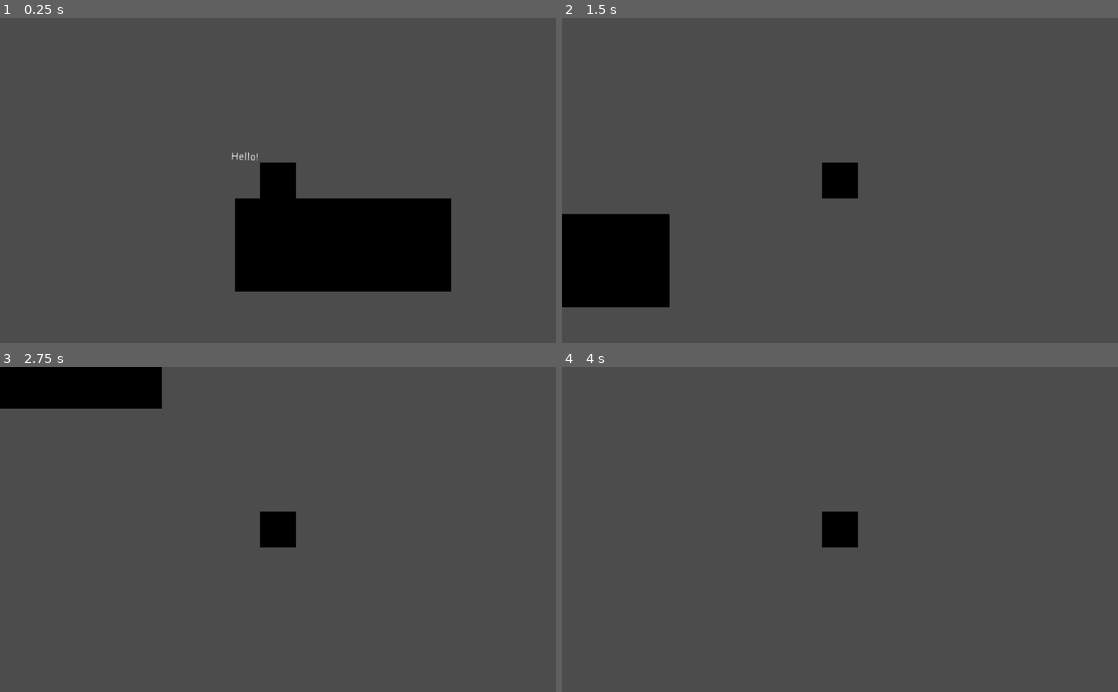
Above: before the commit, frames 1-4 (two rows, left to right).
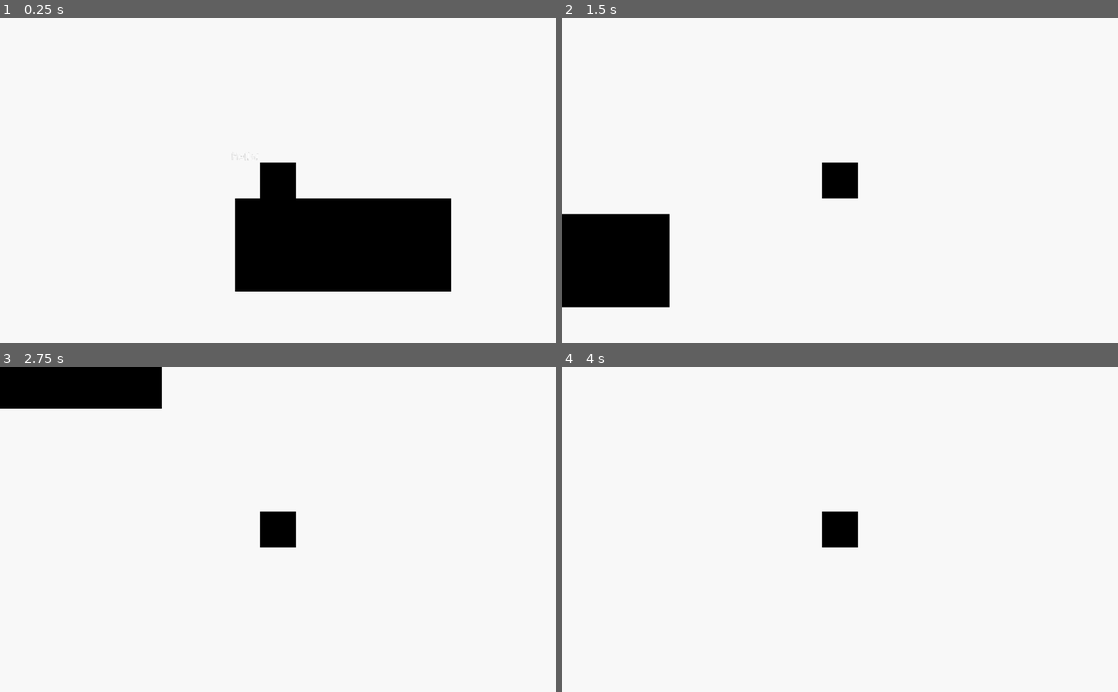
Above: after the commit, the same moments.

Repository: RavenJFelix/Square
Game: Godot game, scene res://levelz/level_0/level_0.tscn
Two runs of this game, one before a commit and one after it. Both use one fixed random seed, a clock stepped at 60 frames per second and the inputs below.
Inputs:
- Up to frame 1 (0.25 s): no input
- Up to frame 2 (1.5 s): tap Enter at 0.5 s; hold Right (ui_right) from 0.53 s (still down); tap Up (ui_up) at 0.77 s
- Up to frame 3 (2.75 s): tap Up (ui_up) at 1.52 s; release Right (ui_right) at 2.03 s; hold Left (ui_left) from 2.03 s (still down)
- Up to frame 4 (4 s): release Left (ui_left) at 2.78 s; hold Right (ui_right) from 2.78 s (still down); tap Up (ui_up) at 3.02, 3.77 s; tap Space at 3.5 s

The runs differ from the first frame. In frame 1, 88% of the frame differs, in the area x 0-100%, y 0-100%; in frame 2, 94%; in frame 3, 96%; in frame 4, 99%.

Commit message:
Set default color

Diff:
--- a/project.godot
+++ b/project.godot
@@ -21,4 +21,5 @@
 
 [rendering]
 
+environment/default_clear_color=Color( 0.976471, 0.976471, 0.976471, 1 )
 environment/default_environment="res://default_env.tres"
